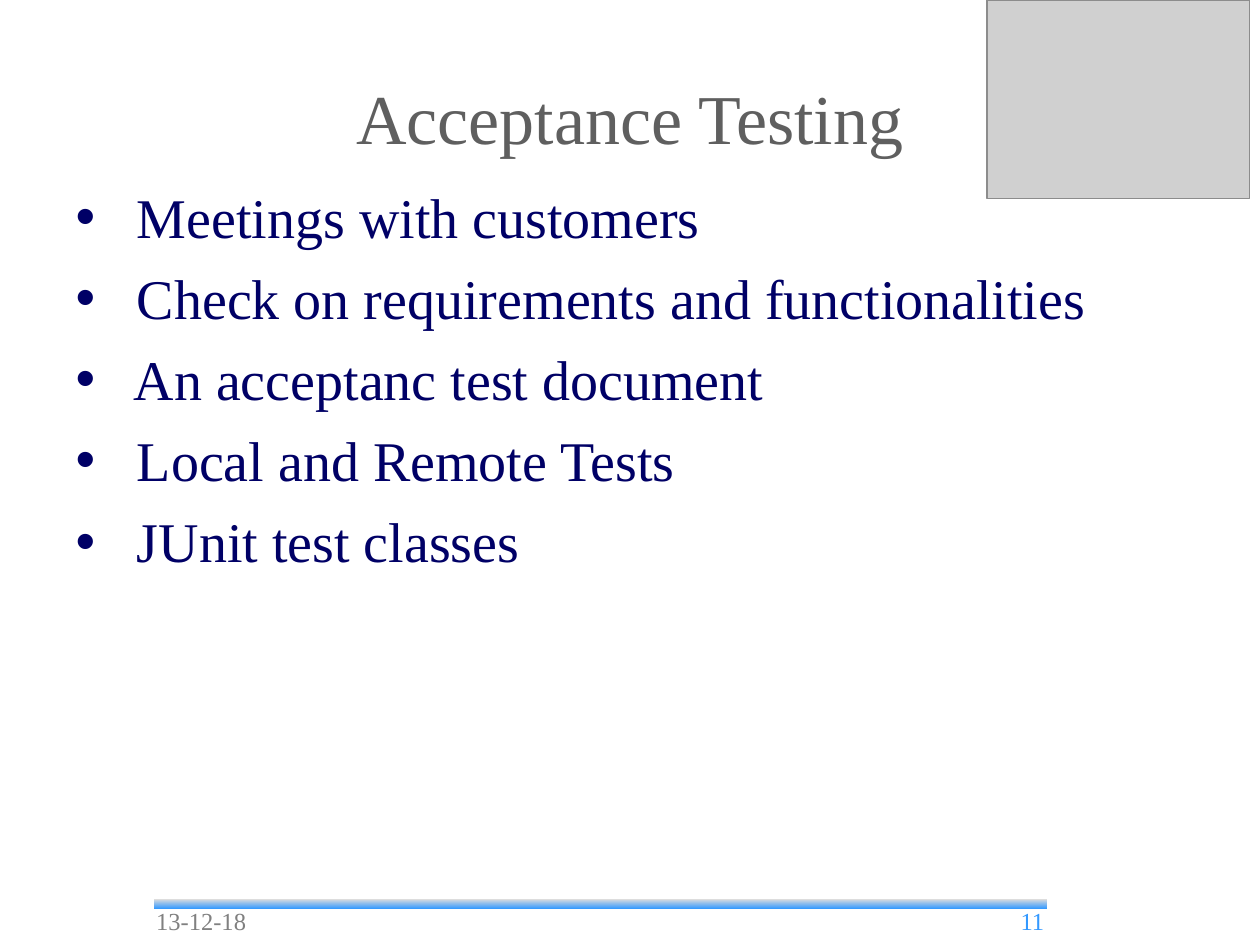
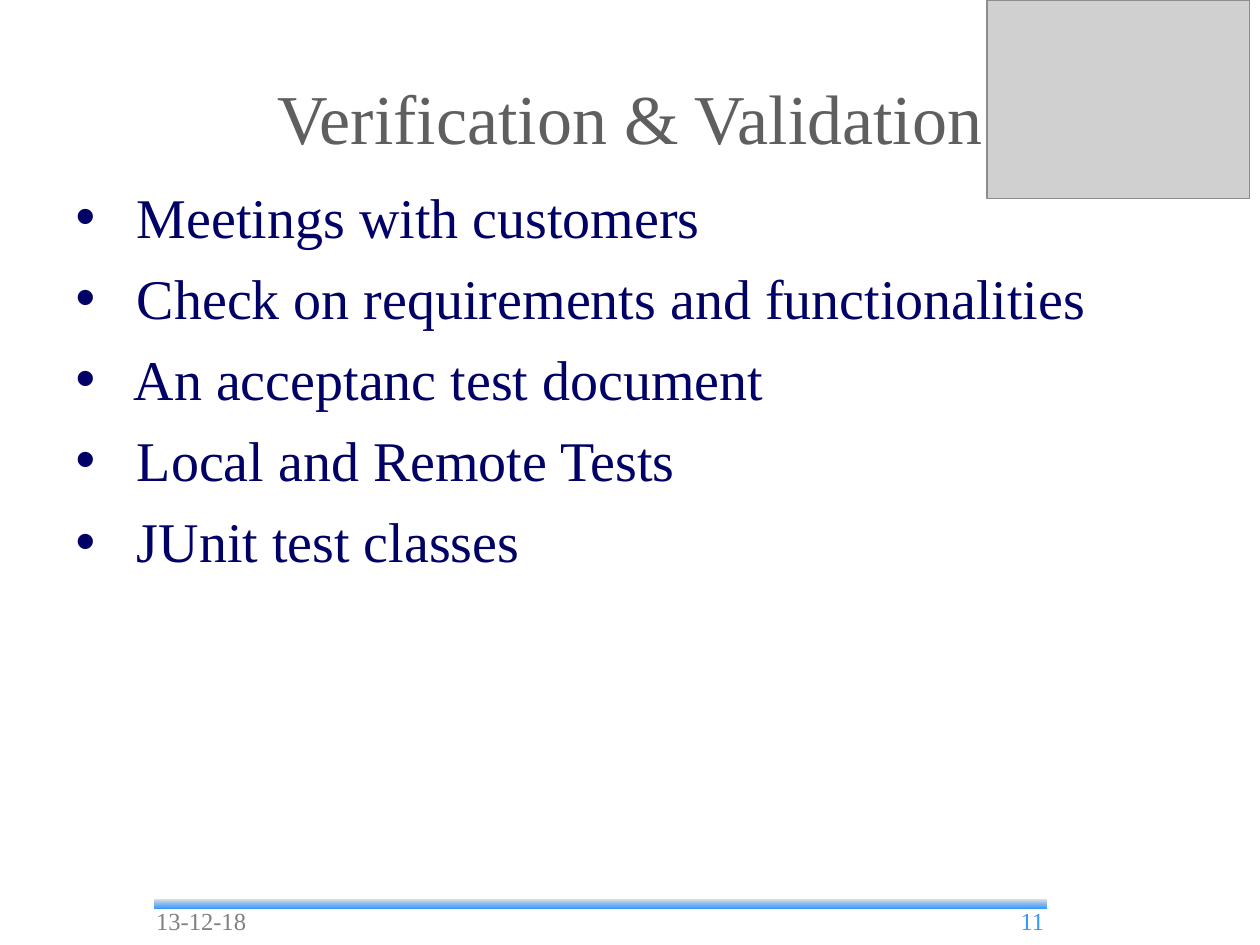
Before and after one commit to andrea-bottoli/DSD, a slide deck: slide 11 of Documentation/Presentations/Beta_Prototype.odp. Drawn at 1260x945 pixels with LibreOffice and Linux fonts; fonts in the diff are those of the drawing; grey boxes stand for pictures; background and template pictures are left out. Boxes give left, top, right and bottom in pixels: in the first picture for what was removed or moved away, otherwise in the second. Text is boxed around its words. In the diff, an @@ line names an element or a change of style, - is before the commit and + after.

```diff
--- a/Documentation/Presentations/Beta_Prototype.odp
+++ b/Documentation/Presentations/Beta_Prototype.odp
@@ title at <box>277,94,982,145</box>: text changed @@
-Acceptance Testing
+Verification & Validation
```
Also in this commit, not shown: 13 other slides changed, 1 other file.
